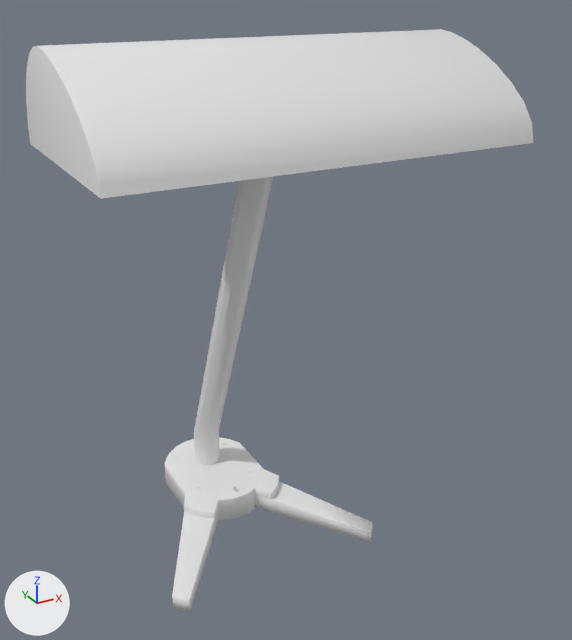
The FBX model KirjastoVartija/Assets/Objects/Table lamp.fbx: old version first, new version second.
Camera for both pictures: a 50 mm lens placed at (-4.65, -11.21, 8.54), pointed at (0.45, -1.94, 3.9). Every picture has the same lights, and +X, +Y and +Z are marked at lower left. Where no turn or scale is listed for an object, it has been applied to the vertices.

Objects in the first picture: 'Kupoli', 'Pohja', 'Varre alku', 'Varsi'.
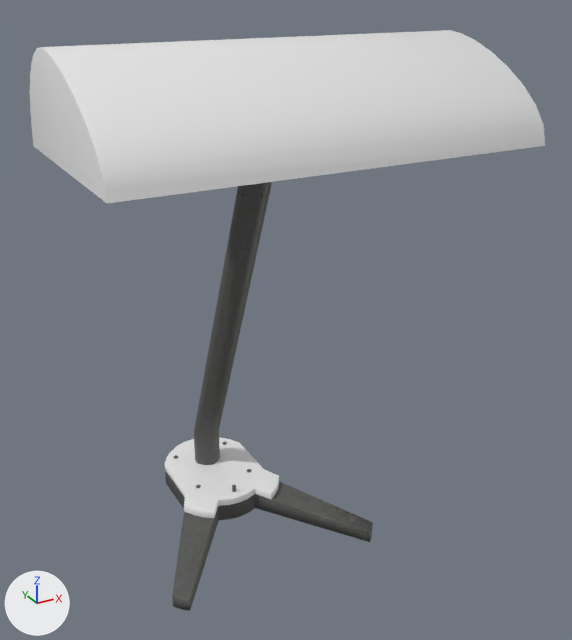
Diff of the bpy script that builds the scene:
```diff
--- a/KirjastoVartija/Assets/Objects/Table lamp.fbx.py
+++ b/KirjastoVartija/Assets/Objects/Table lamp.fbx.py
@@ img_concrete_floor_worn_001_rough_4k_jpg @@
+img_concrete_floor_worn_001_rough_4k_jpg = load_image('concrete_floor_worn_001_rough_4k.jpg', '../Textures/Concrete2/textures/concrete_floor_worn_001_rough_4k.jpg', 4096, 4096, 'Non-Color')
@@ img_concrete_floor_worn_001_diff_4k_jpg @@
+img_concrete_floor_worn_001_diff_4k_jpg = load_image('concrete_floor_worn_001_diff_4k.jpg', '../Textures/Concrete2/textures/concrete_floor_worn_001_diff_4k.jpg', 4096, 4096, 'sRGB')
@@ mat_material_001 @@
+mat_material_001 = bpy.data.materials.new('Material.001')
+# uses the picture img_concrete_floor_worn_001_diff_4k_jpg
+# uses the picture img_concrete_floor_worn_001_rough_4k_jpg
@@ me_cylinder_003 @@
 me_cylinder_003.from_pydata(...)  # 88 vertices, 66 faces; spans x -0.21..0.21, y -2.23..0.42, z 0.12..6.73
+me_cylinder_003.materials.append(mat_material_001)
@@ me_cylinder_007 @@
 me_cylinder_007.from_pydata(...)  # 216 vertices, 189 faces; spans x -1.76..1.76, y -2.72..0.96, z -0.3..0.0
+me_cylinder_007.materials.append(mat_material_001)
@@ ob_kupoli @@
 ob_kupoli = bpy.data.objects.new('Kupoli', me_cylinder_008)
-ob_kupoli.location = (0.0, -2.22, 6.75)
+ob_kupoli.location = (0.0, -2.41, 6.75)
```

What differs and where, as boxes [x1, y1, x2, y2] in the pictures (572 x 640 px):
'Kupoli', moved
    before: [26, 29, 533, 199]
    after: [30, 30, 545, 203]
'Varsi', recoloured
    both: [194, 177, 273, 465]
'Pohja', recoloured (white to grey)
    both: [165, 470, 373, 611]
